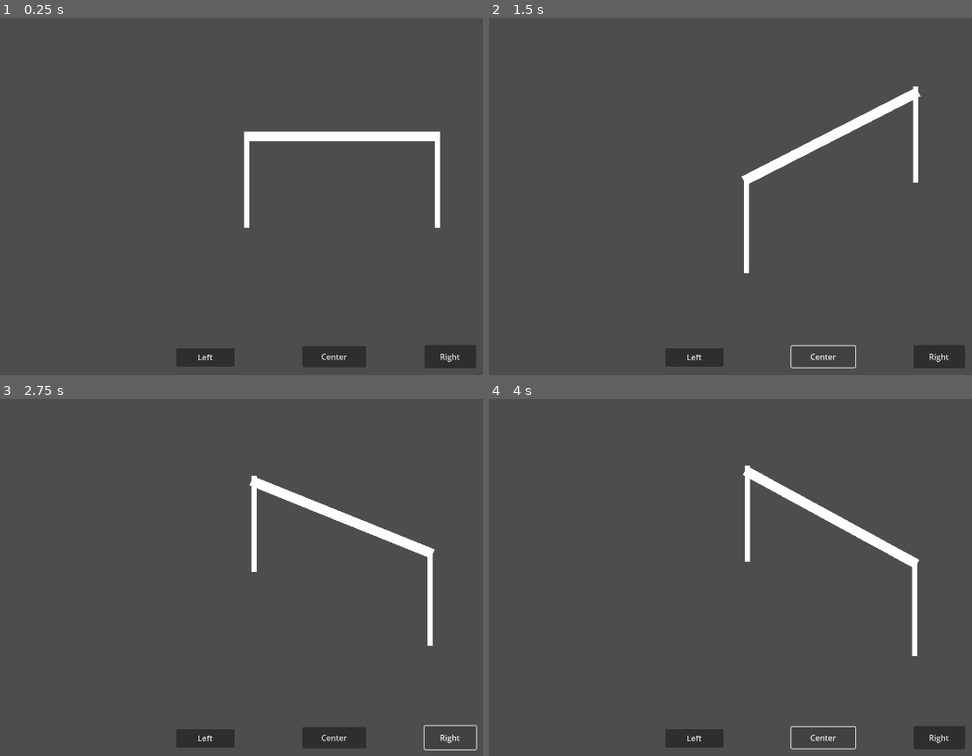
Above: before the commit, frames 1-4 (two rows, left to right).
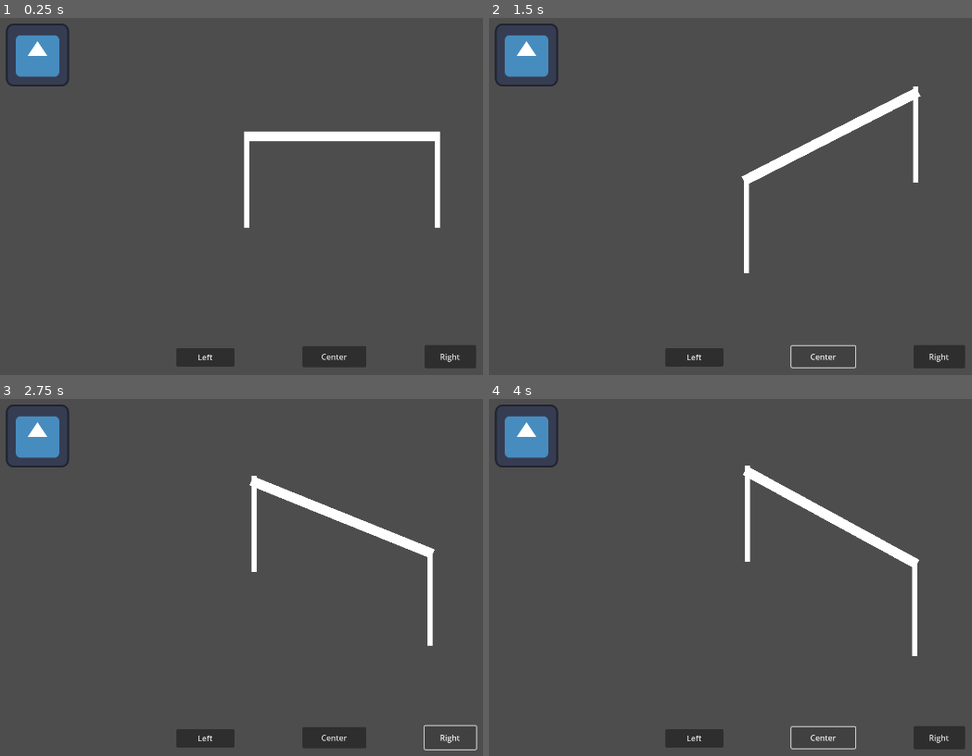
Above: after the commit, the same moments.

Repository: Dalbizu/Balanza-de-despeje
Game: Godot game, scene res://angle_scales.tscn
Same seed, same stepped clock (60 frames per second), same inputs: the game is played once before the commit and once after it. The engine's default icon, where the game draws it, is replaced by a stand-in: a white triangle on a blue panel in a dark square.
Inputs:
- Up to frame 1 (0.25 s): no input
- Up to frame 2 (1.5 s): click "Left" at 0.5 s; click "Center" at 1.25 s
- Up to frame 3 (2.75 s): click "Right" at 2 s
- Up to frame 4 (4 s): click "Left" at 2.75 s; click "Center" at 3.5 s

The runs differ from the first frame. In frame 1, 1.4% of the frame differs, in the area x 1-15%, y 1-20%; in frame 2, 1.4%; in frame 3, 1.4%; in frame 4, 1.4%.

Commit message:
Added Node for box instantiator
BoxFactory

Diff:
--- /dev/null
+++ b/BoxFactory.gd
@@ -0,0 +1,11 @@
+extends Node2D
+
+
+# Called when the node enters the scene tree for the first time.
+func _ready():
+	pass # Replace with function body.
+
+
+# Called every frame. 'delta' is the elapsed time since the previous frame.
+func _process(delta):
+	pass
--- /dev/null
+++ b/Sprite2D.gd
@@ -0,0 +1,4 @@
+extends Sprite2D
+
+func _ready():
+	position = Vector2(0, 0)
--- a/angle_scales.tscn
+++ b/angle_scales.tscn
@@ -6,6 +6,9 @@
 [ext_resource type="Script" path="res://LeftPlate.gd" id="3_grs1s"]
 [ext_resource type="Script" path="res://RightPlate.gd" id="4_ps5g6"]
 [ext_resource type="Texture2D" uid="uid://bd7gg2w6fgx5x" path="res://Sprites/bar.png" id="4_xwv78"]
+[ext_resource type="Script" path="res://BoxFactory.gd" id="7_p0fci"]
+[ext_resource type="Texture2D" uid="uid://cb77pp0ogo1lp" path="res://icon.svg" id="8_jkqfj"]
+[ext_resource type="Script" path="res://Sprite2D.gd" id="9_l7t14"]
 
 [node name="AngleScales" type="Node2D"]
 script = ExtResource("1_6l07b")
@@ -60,6 +63,15 @@
 offset_bottom = 770.0
 text = "Right"
 
+[node name="BoxFactory" type="Node2D" parent="."]
+position = Vector2(134, 135)
+script = ExtResource("7_p0fci")
+
+[node name="Sprite2D" type="Sprite2D" parent="BoxFactory"]
+position = Vector2(1, -2)
+texture = ExtResource("8_jkqfj")
+script = ExtResource("9_l7t14")
+
 [connection signal="pressed" from="TestTools/ToLeftButton" to="." method="_on_to_left_button_pressed"]
 [connection signal="pressed" from="TestTools/ToCenterButton" to="." method="_on_to_center_button_pressed"]
 [connection signal="pressed" from="TestTools/ToRightButton" to="." method="_on_to_right_button_pressed"]
Not shown: 1 places in angle_scales.tscn that only renumber resources
